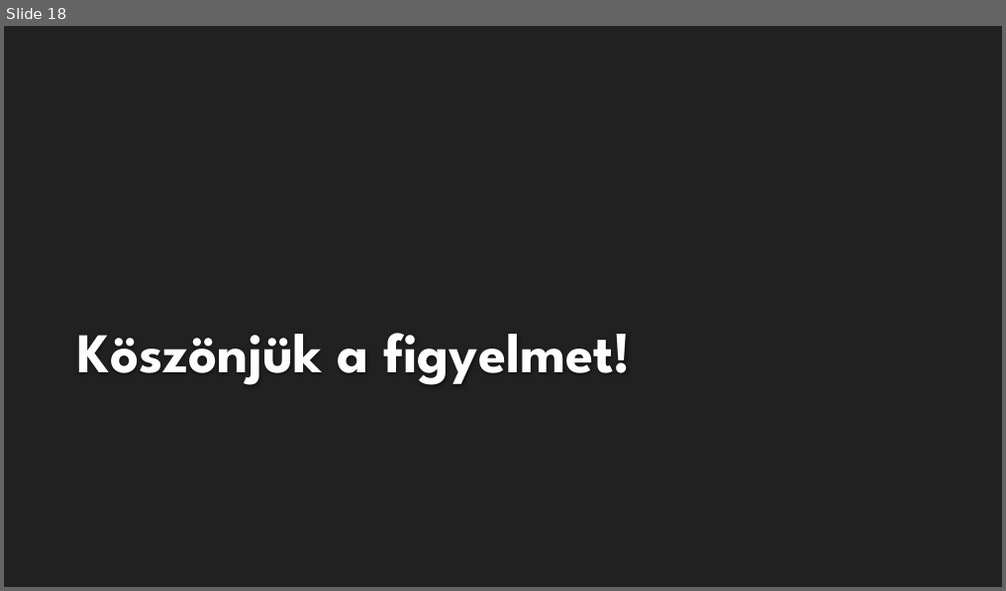
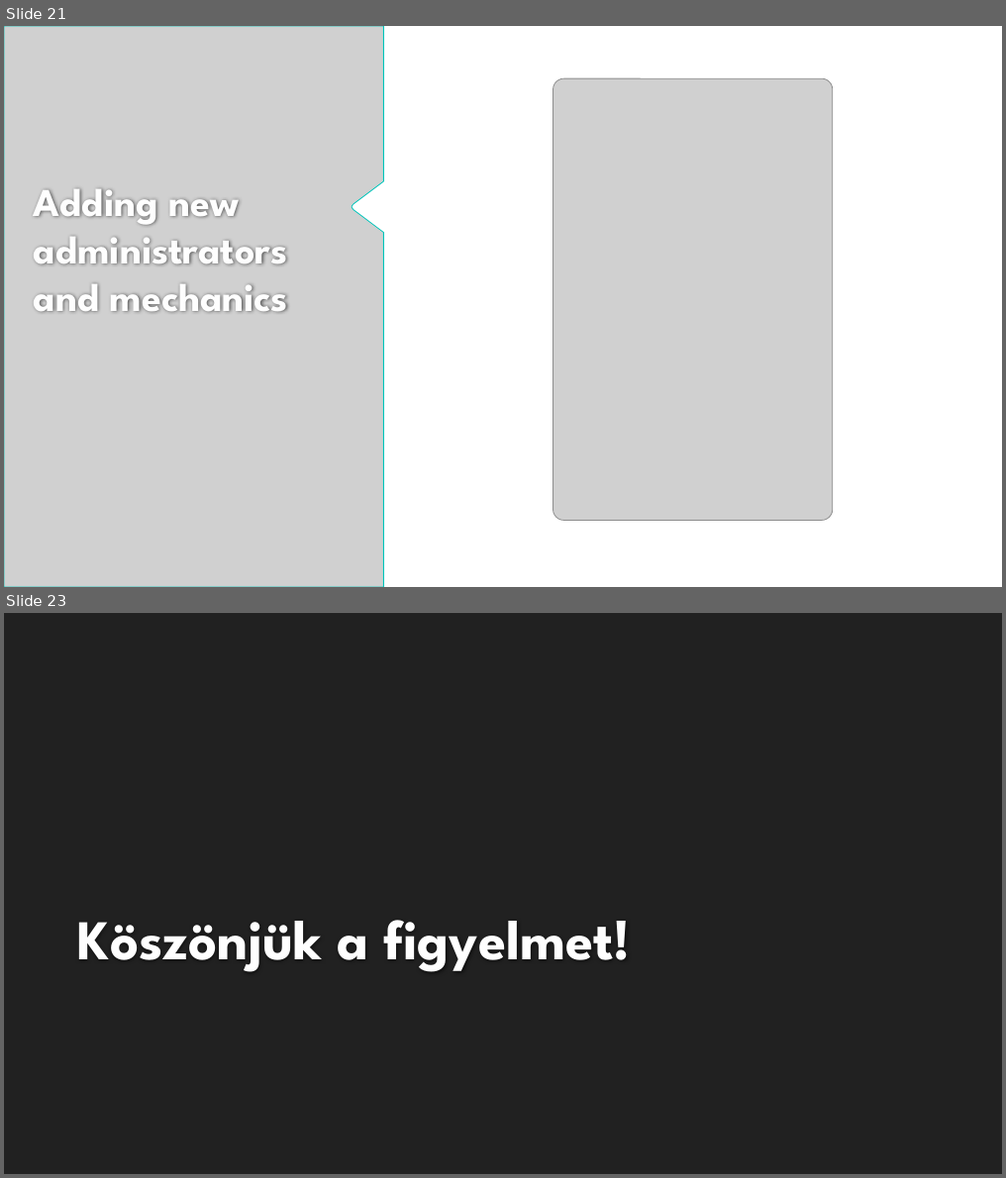
Before and after one commit to Andris2579/automuhely, a slide deck: Autóműhely.pptx. Shown one above the other, each under a label of ours: slide 18 before the commit, slides 21 and 23 after it; the slides between them are not shown. The pictures are 1006x591 and 1006x1178 pixels, drawn with LibreOffice and Linux fonts; fonts in the diff are those of the drawing; grey boxes stand for pictures; background and template pictures are left out. Boxes give left, top, right and bottom in pixels: in the first picture for what was removed or moved away, otherwise in the second. Text is boxed around its words. In the diff, an @@ line names an element or a change of style, - is before the commit and + after.

```diff
--- a/Autóműhely.pptx
+++ b/Autóműhely.pptx
@@ slide 21 added at [4, 26, 1002, 587], background #FFFFFF @@
@@ picture added at [4, 26, 383, 587] @@
@@ picture added at [553, 78, 833, 520] @@
@@ title added at [34, 189, 288, 312], 38 pt, text #FEFEFE, bold @@
+Adding new administrators and mechanics
@@ what was slide 18 is now slide 23 @@
```
Also in this commit, not shown: 10 slides changed, 8 other slides added, 4 slides removed.
